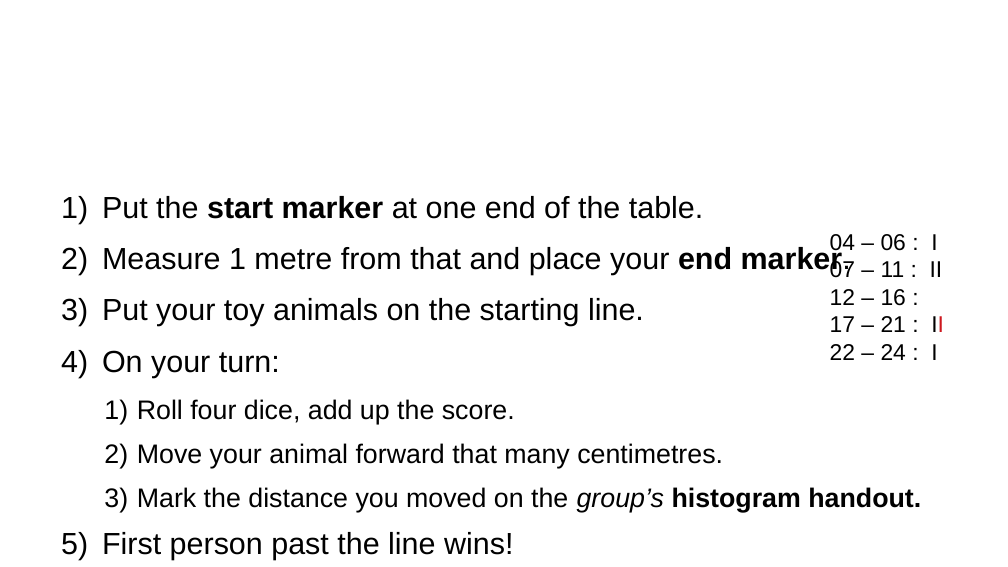
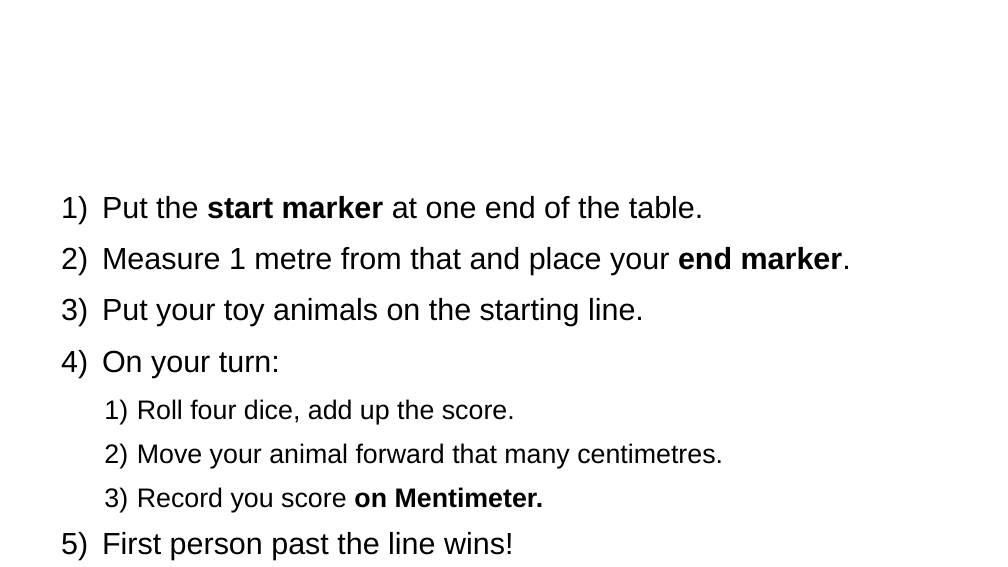
Before and after one commit to ajwills72/critical-thinking, a slide deck: slide 3 of src/distributions-samples.odp. Drawn at 1008x567 pixels with LibreOffice and Linux fonts; fonts in the diff are those of the drawing; background and template pictures are left out. Boxes give left, top, right and bottom in pixels: in the first picture for what was removed or moved away, otherwise in the second. Text is boxed around its words. In the diff, an @@ line names an element or a change of style, - is before the commit and + after.

```diff
--- a/src/distributions-samples.odp
+++ b/src/distributions-samples.odp
@@ text removed at (x1=830, y1=234, x2=944, y2=360) @@
-04 – 06 : I
-07 – 11 : II
-12 – 16 :
-17 – 21 : II
-22 – 24 : I
@@ text at (x1=137, y1=487, x2=544, y2=512): text changed @@
-  3) Mark the distance you moved on the group’s histogram handout.
+  3) Record you score on Mentimeter.
```
Also in this commit, not shown: 5 other slides changed, 2 slides removed, 8 other files.
